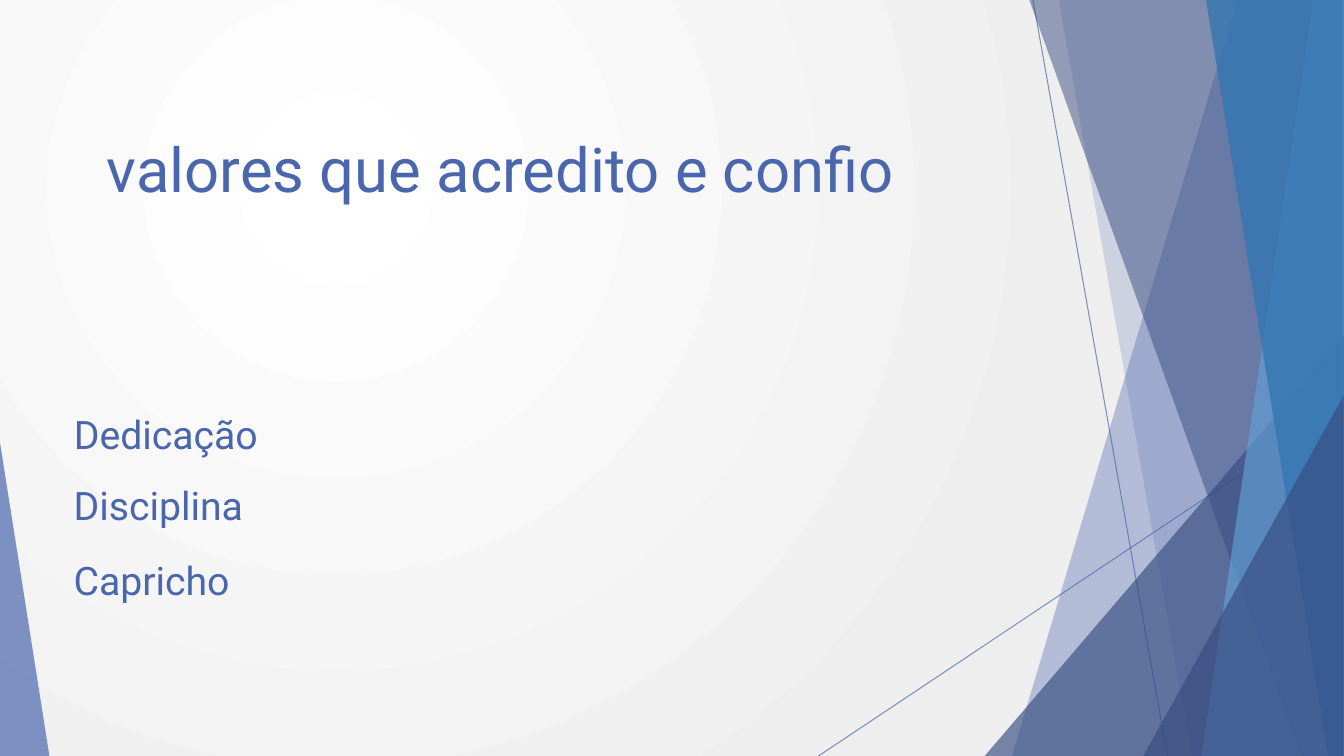
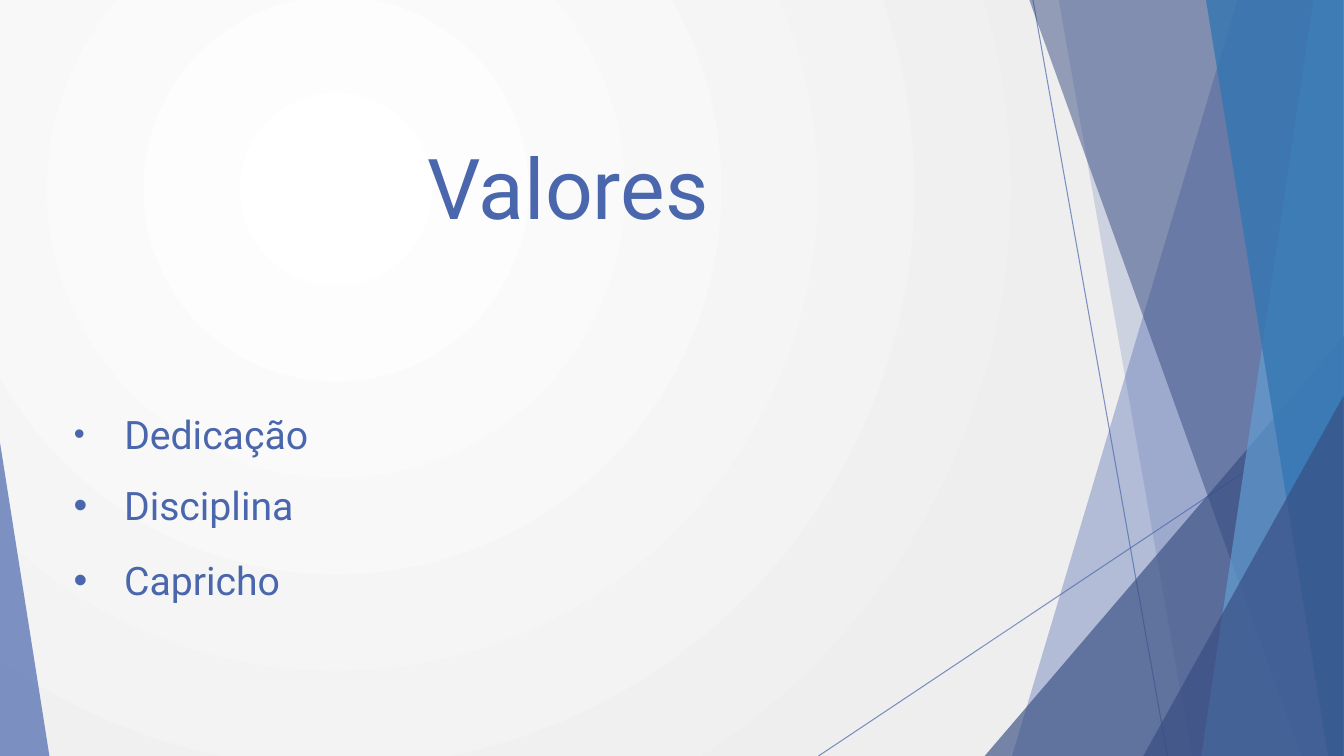
Before and after one commit to victorgads/projeto-site, a slide deck: slide 4 of site recife slide.pptx. Drawn at 1344x756 pixels with LibreOffice and Linux fonts; fonts in the diff are those of the drawing. Boxes give left, top, right and bottom in pixels: in the first picture for what was removed or moved away, otherwise in the second. Text is boxed around its words. In the diff, an @@ line names an element or a change of style, - is before the commit and + after.

```diff
--- a/site recife slide.pptx
+++ b/site recife slide.pptx
@@ title at (427, 156, 708, 220): text changed; size 44 to 60 pt @@
-valores que acredito e confio
+Valores
@@ bullet none to • in 3 elements at (124, 419, 308, 458), (124, 490, 293, 528), (124, 565, 280, 603) @@
```
Also in this commit, not shown: 10 other files.
